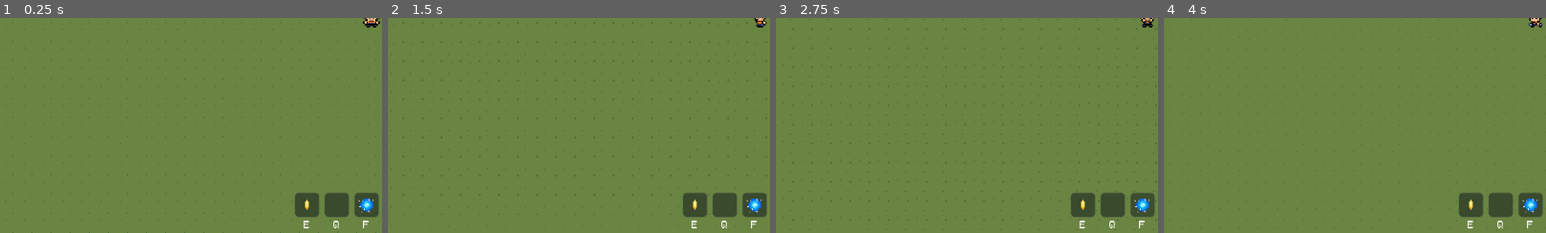
Above: before the commit, frames 1-4 (left to right).
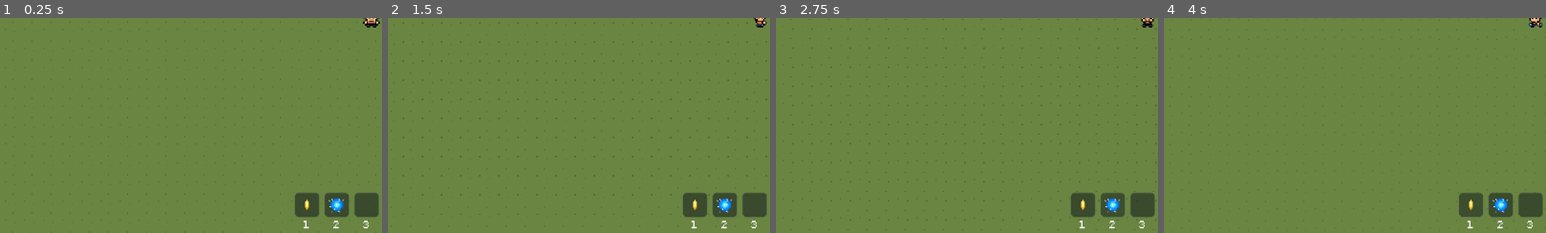
Above: after the commit, the same moments.

Repository: mp1707/godot-survivors-game
Game: Godot game, scene res://scenes/main.tscn
Two runs of this game, one before a commit and one after it. Both use one fixed random seed, a clock stepped at 60 frames per second and the inputs below.
Inputs (mouse positions are % of the whole screen's width and height, from its top left):
- Up to frame 1 (0.25 s): no input
- Up to frame 2 (1.5 s): tap Enter at 0.5 s; move the mouse to (72, 45) at 0.52 s; hold D (move_right) 0.53-1.25 s; hold E (active_ability, bound only before the commit) 0.53-1.25 s; click (72, 45) at 0.67 s; tap R (charging) at 0.8 s; tap Space (dash) at 1.25 s; drag from (30, 55) to (45, 70) at 1.27 s
- Up to frame 3 (2.75 s): move the mouse to (60, 28) at 2.02 s; hold D (move_right) from 2.03 s (still down); hold F (charging_2, bound only before the commit) from 2.03 s (still down); click (60, 28) at 2.17 s; tap Space (dash) at 2.3 s
- Up to frame 4 (4 s): release D (move_right) at 2.75 s; release F (charging_2, bound only before the commit) at 2.75 s; drag from (45, 70) to (88, 15) at 2.77 s; move the mouse to (80, 65) at 3.52 s; hold A (move_left) from 3.53 s (still down); hold 1 (action1, bound only after the commit) from 3.53 s (still down); click (80, 65) at 3.67 s; tap 2 (action2, bound only after the commit) at 3.8 s
The pictures show only the part of the screen within x 1-51%, y 50-100%; the shares and areas given below are measured in that part.

The runs differ from the first frame. In frame 1, 0.5% of the frame differs, in the area x 79-98%, y 84-99%; in frame 2, 0.5%; in frame 3, 0.5%; in frame 4, 0.5%.

Commit message:
refactor: standardize input actions and update UI button mapping to support three action slots

Diff:
--- a/project.godot
+++ b/project.godot
@@ -57,25 +57,32 @@
 , Object(InputEventKey,"resource_local_to_scene":false,"resource_name":"","device":-1,"window_id":0,"alt_pressed":false …(186 unchanged characters)…
 ]
 }
-active_ability={
+action1={
 "deadzone": 0.2,
-"events": [Object(InputEventKey,"resource_local_to_scene":fa …(140 unchanged characters)… d":false,"keycode":0,"physical_keycode":69,"key_label":0,"unicode":101,"location":0,"echo":false,"script":null)
-, Object(InputEventMouseButton,"resource_local_to_scene":false,"resource_name":"","device":-1,"window_id":0,"alt_pressed":false,"shift_pressed":false,"ctrl_pressed":false,"meta_pressed":false,"button_mask":2,"position":Vector2(468, 27),"global_position":Vector2(487, 123),"factor":1.0,"button_index":2,"canceled":false,"pressed":true,"double_click":false,"script":null)
+"events": [Object(InputEventKey,"resource_local_to_scene":fa …(140 unchanged characters)… d":false,"keycode":0,"physical_keycode":49,"key_label":0,"unicode":49,"location":0,"echo":false,"script":null)
+, Object(InputEventKey,"resource_local_to_scene":false,"resource_name":"","device":-1,"window_id":0,"alt_pressed":false,"shift_pressed":false,"ctrl_pressed":false,"meta_pressed":false,"pressed":false,"keycode":0,"physical_keycode":69,"key_label":0,"unicode":101,"location":0,"echo":false,"script":null)
+]
+}
+action2={
+"deadzone": 0.2,
+"events": [Object(InputEventKey,"resource_local_to_scene":false,"resource_name":"","device":-1,"window_id":0,"alt_pressed":false,"shift_pressed":false,"ctrl_pressed":false,"meta_pressed":false,"pressed":false,"keycode":0,"physical_keycode":50,"key_label":0,"unicode":50,"location":0,"echo":false,"script":null)
+, Object(InputEventKey,"resource_local_to_scene":false,"resource_name":"","device":-1,"window_id":0,"alt_pressed":false,"shift_pressed":false,"ctrl_pressed":false,"meta_pressed":false,"pressed":false,"keycode":0,"physical_keycode":70,"key_label":0,"unicode":102,"location":0,"echo":false,"script":null)
+]
+}
+action3={
+"deadzone": 0.2,
+"events": [Object(InputEventKey,"resource_local_to_scene":false,"resource_name":"","device":-1,"window_id":0,"alt_pressed":false,"shift_pressed":false,"ctrl_pressed":false,"meta_pressed":false,"pressed":false,"keycode":0,"physical_keycode":51,"key_label":0,"unicode":51,"location":0,"echo":false,"script":null)
+, Object(InputEventKey,"resource_local_to_scene":false,"resource_name":"","device":-1,"window_id":0,"alt_pressed":false,"shift_pressed":false,"ctrl_pressed":false,"meta_pressed":false,"pressed":false,"keycode":0,"physical_keycode":81,"key_label":0,"unicode":113,"location":0,"echo":false,"script":null)
+]
+}
+dash={
+"deadzone": 0.2,
+"events": [Object(InputEventKey,"resource_local_to_scene":false,"resource_name":"","device":-1,"window_id":0,"alt_pressed":false,"shift_pressed":false,"ctrl_pressed":false,"meta_pressed":false,"pressed":false,"keycode":0,"physical_keycode":32,"key_label":0,"unicode":32,"location":0,"echo":false,"script":null)
 ]
 }
 charging={
 "deadzone": 0.2,
 "events": [Object(InputEventKey,"resource_local_to_scene":false,"resource_name":"","device":-1,"window_id":0,"alt_press …(192 unchanged characters)…
-]
-}
-charging_2={
-"deadzone": 0.2,
-"events": [Object(InputEventKey,"resource_local_to_scene":false,"resource_name":"","device":-1,"window_id":0,"alt_pressed":false,"shift_pressed":false,"ctrl_pressed":false,"meta_pressed":false,"pressed":false,"keycode":0,"physical_keycode":70,"key_label":0,"unicode":102,"location":0,"echo":false,"script":null)
-]
-}
-dash={
-"deadzone": 0.2,
-"events": [Object(InputEventKey,"resource_local_to_scene":false,"resource_name":"","device":-1,"window_id":0,"alt_pressed":false,"shift_pressed":false,"ctrl_pressed":false,"meta_pressed":false,"pressed":false,"keycode":0,"physical_keycode":32,"key_label":0,"unicode":32,"location":0,"echo":false,"script":null)
 ]
 }
 
--- a/scenes/ui/action_button_bar.tscn
+++ b/scenes/ui/action_button_bar.tscn
@@ -62,64 +62,64 @@
 theme_override_constants/separation = 8
 alignment = 1
 
-[node name="EButton" type="VBoxContainer" parent="ButtonRow" unique_id=441589738]
+[node name="1Button" type="VBoxContainer" parent="ButtonRow" unique_id=441589738]
 layout_mode = 2
 theme_override_constants/separation = 2
 
-[node name="IconPanel" type="Panel" parent="ButtonRow/EButton" unique_id=1003587315]
+[node name="IconPanel" type="Panel" parent="ButtonRow/1Button" unique_id=1003587315]
 custom_minimum_size = Vector2(42, 42)
 layout_mode = 2
 theme_override_styles/panel = SubResource("StyleBoxFlat_slot")
 
-[node name="CenterContainer" type="CenterContainer" parent="ButtonRow/EButton/IconPanel" unique_id=382893318]
+[node name="CenterContainer" type="CenterContainer" parent="ButtonRow/1Button/IconPanel" unique_id=382893318]
 layout_mode = 0
 anchor_right = 1.0
 anchor_bottom = 1.0
 
-[node name="Icon" type="TextureRect" parent="ButtonRow/EButton/IconPanel/CenterContainer" unique_id=233576921]
+[node name="Icon" type="TextureRect" parent="ButtonRow/1Button/IconPanel/CenterContainer" unique_id=233576921]
 layout_mode = 2
 texture = SubResource("AtlasTexture_kcsnd")
 
-[node name="KeyLabel" type="Label" parent="ButtonRow/EButton" unique_id=1401843199]
+[node name="KeyLabel" type="Label" parent="ButtonRow/1Button" unique_id=1401843199]
 layout_mode = 2
-text = "E"
+text = "1"
 horizontal_alignment = 1
 
-[node name="QButton" type="VBoxContainer" parent="ButtonRow" unique_id=706241066]
+[node name="2Button" type="VBoxContainer" parent="ButtonRow" unique_id=1926136211]
 layout_mode = 2
 theme_override_constants/separation = 2
 
-[node name="IconPanel" type="Panel" parent="ButtonRow/QButton" unique_id=849919542]
+[node name="IconPanel" type="Panel" parent="ButtonRow/2Button" unique_id=1162372509]
 custom_minimum_size = Vector2(42, 42)
 layout_mode = 2
 theme_override_styles/panel = SubResource("StyleBoxFlat_slot")
 
-[node name="KeyLabel" type="Label" parent="ButtonRow/QButton" unique_id=35387389]
+[node name="CenterContainer" type="CenterContainer" parent="ButtonRow/2Button/IconPanel" unique_id=1011856709]
+layout_mode = 0
+anchor_right = 1.0
+anchor_bottom = 1.0
+
+[node name="Icon" type="TextureRect" parent="ButtonRow/2Button/IconPanel/CenterContainer" unique_id=790827239]
 layout_mode = 2
-text = "Q"
+texture = SubResource("AtlasTexture_energy_ball_icon")
+
+[node name="KeyLabel" type="Label" parent="ButtonRow/2Button" unique_id=1662976071]
+layout_mode = 2
+text = "2"
 horizontal_alignment = 1
 
-[node name="FButton" type="VBoxContainer" parent="ButtonRow" unique_id=1926136211]
+[node name="3Button" type="VBoxContainer" parent="ButtonRow" unique_id=706241066]
 layout_mode = 2
 theme_override_constants/separation = 2
 
-[node name="IconPanel" type="Panel" parent="ButtonRow/FButton" unique_id=1162372509]
+[node name="IconPanel" type="Panel" parent="ButtonRow/3Button" unique_id=849919542]
 custom_minimum_size = Vector2(42, 42)
 layout_mode = 2
 theme_override_styles/panel = SubResource("StyleBoxFlat_slot")
 
-[node name="CenterContainer" type="CenterContainer" parent="ButtonRow/FButton/IconPanel" unique_id=1011856709]
-layout_mode = 0
-anchor_right = 1.0
-anchor_bottom = 1.0
-
-[node name="Icon" type="TextureRect" parent="ButtonRow/FButton/IconPanel/CenterContainer" unique_id=790827239]
+[node name="KeyLabel" type="Label" parent="ButtonRow/3Button" unique_id=35387389]
 layout_mode = 2
-texture = SubResource("AtlasTexture_energy_ball_icon")
-
-[node name="KeyLabel" type="Label" parent="ButtonRow/FButton" unique_id=1662976071]
-layout_mode = 2
-text = "F"
+text = "3"
 horizontal_alignment = 1
 
 [node name="SpaceButton" type="VBoxContainer" parent="ButtonRow" unique_id=1893971437]
--- a/scripts/player/player_weapon_system.gd
+++ b/scripts/player/player_weapon_system.gd
@@ -118,11 +118,11 @@
 
 func _handle_charge_input(delta: float) -> void:
 	if _charging_weapon == ChargeWeaponType.NONE:
-		if Input.is_action_just_pressed("active_ability"):
+		if Input.is_action_just_pressed("action1"):
 			if not _player.has_mana(charged_mana_cost):
 				return
 			_begin_charge(ChargeWeaponType.LASER)
-		elif Input.is_action_just_pressed("charging_2"):
+		elif Input.is_action_just_pressed("action2"):
 			if not _player.has_mana(energy_ball_mana_cost):
 				return
 			_begin_charge(ChargeWeaponType.ENERGY_BALL)
@@ -246,13 +246,13 @@
 
 func _is_active_charge_pressed() -> bool:
 	if _charging_weapon == ChargeWeaponType.ENERGY_BALL:
-		return Input.is_action_pressed("charging_2")
-	return Input.is_action_pressed("active_ability")
+		return Input.is_action_pressed("action2")
+	return Input.is_action_pressed("action1")
 
 func _is_active_charge_just_released() -> bool:
 	if _charging_weapon == ChargeWeaponType.ENERGY_BALL:
-		return Input.is_action_just_released("charging_2")
-	return Input.is_action_just_released("active_ability")
+		return Input.is_action_just_released("action2")
+	return Input.is_action_just_released("action1")
 
 func _get_charge_loop_animation_name() -> StringName:
 	if _charging_weapon == ChargeWeaponType.ENERGY_BALL:
--- a/scripts/ui/action_button_bar.gd
+++ b/scripts/ui/action_button_bar.gd
@@ -5,33 +5,38 @@
 const DIM_SPEED: float = 10.0
 const MAX_LIGHT_BOOST: float = 0.1
 
-@onready var _e_panel: Panel = $ButtonRow/EButton/IconPanel as Panel
-@onready var _q_panel: Panel = $ButtonRow/QButton/IconPanel as Panel
-@onready var _f_panel: Panel = $ButtonRow/FButton/IconPanel as Panel
-@onready var _space_panel: Panel = $ButtonRow/SpaceButton/IconPanel as Panel
-@onready var _r_panel: Panel = $ButtonRow/RButton/IconPanel as Panel
+@onready var _action_1_panel: Panel = $"ButtonRow/1Button/IconPanel" as Panel
+@onready var _action_2_panel: Panel = $"ButtonRow/2Button/IconPanel" as Panel
+@onready var _action_3_panel: Panel = $"ButtonRow/3Button/IconPanel" as Panel
+@onready var _dash_panel: Panel = $"ButtonRow/SpaceButton/IconPanel" as Panel
+@onready var _charge_panel: Panel = $"ButtonRow/RButton/IconPanel" as Panel
 
-var _e_light: float = 0.0
-var _q_light: float = 0.0
-var _f_light: float = 0.0
-var _space_light: float = 0.0
-var _r_light: float = 0.0
+var _action_1_light: float = 0.0
+var _action_2_light: float = 0.0
+var _action_3_light: float = 0.0
+var _dash_light: float = 0.0
+var _charge_light: float = 0.0
 
 func _ready() -> void:
-	_center_panel_pivot(_e_panel)
-	_center_panel_pivot(_q_panel)
-	_center_panel_pivot(_f_panel)
-	_center_panel_pivot(_space_panel)
-	_center_panel_pivot(_r_panel)
+	_center_panel_pivot(_action_1_panel)
+	_center_panel_pivot(_action_2_panel)
+	_center_panel_pivot(_action_3_panel)
+	_center_panel_pivot(_dash_panel)
+	_center_panel_pivot(_charge_panel)
 	_apply_lighting()
 
 func _process(delta: float) -> void:
-	_e_light = _update_light(_e_light, Input.is_physical_key_pressed(KEY_E), delta)
-	_q_light = _update_light(_q_light, Input.is_physical_key_pressed(KEY_Q), delta)
-	_f_light = _update_light(_f_light, Input.is_physical_key_pressed(KEY_F), delta)
-	_space_light = _update_light(_space_light, Input.is_physical_key_pressed(KEY_SPACE), delta)
-	_r_light = _update_light(_r_light, Input.is_physical_key_pressed(KEY_R), delta)
+	_action_1_light = _update_light(_action_1_light, _is_action_pressed("action1"), delta)
+	_action_2_light = _update_light(_action_2_light, _is_action_pressed("action2"), delta)
+	_action_3_light = _update_light(_action_3_light, _is_action_pressed("action3"), delta)
+	_dash_light = _update_light(_dash_light, _is_action_pressed("dash"), delta)
+	_charge_light = _update_light(_charge_light, _is_action_pressed("charging"), delta)
 	_apply_lighting()
+
+func _is_action_pressed(action: StringName) -> bool:
+	if not InputMap.has_action(action):
+		return false
+	return Input.is_action_pressed(action)
 
 func _update_light(current: float, pressed: bool, delta: float) -> float:
 	var target: float = 1.0 if pressed else 0.0
@@ -39,11 +44,11 @@
 	return move_toward(current, target, speed * delta)
 
 func _apply_lighting() -> void:
-	_apply_panel_light(_e_panel, _e_light)
-	_apply_panel_light(_q_panel, _q_light)
-	_apply_panel_light(_f_panel, _f_light)
-	_apply_panel_light(_space_panel, _space_light)
-	_apply_panel_light(_r_panel, _r_light)
+	_apply_panel_light(_action_1_panel, _action_1_light)
+	_apply_panel_light(_action_2_panel, _action_2_light)
+	_apply_panel_light(_action_3_panel, _action_3_light)
+	_apply_panel_light(_dash_panel, _dash_light)
+	_apply_panel_light(_charge_panel, _charge_light)
 
 func _apply_panel_light(panel: Panel, amount: float) -> void:
 	var boost: float = amount * MAX_LIGHT_BOOST
